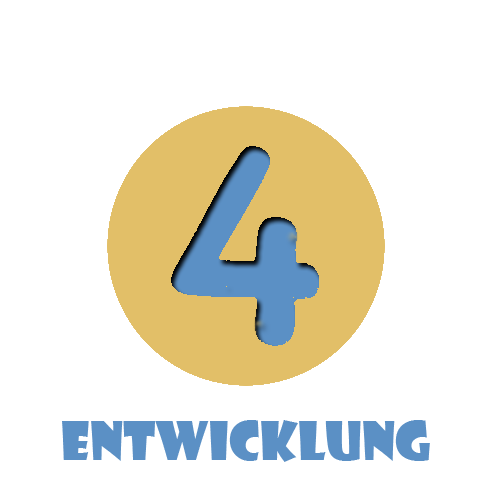
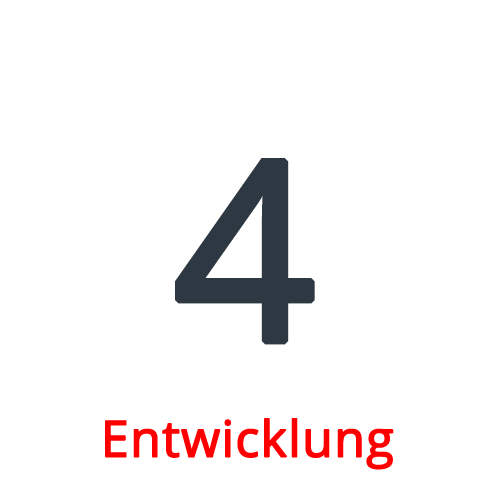
The second 500px x 500px image is a revision of the first. Changes to its layers:
renamed "entwicklung" to "Entwicklung", moved it above "4", painted on it over [62,418,430,470]
added layer "4" above "Réteg 0 másolat" over [175,158,315,345]
renamed "Réteg 4" to "Réteg 0 másolat", painted on it over [107,106,385,386]
removed layer "Réteg 2" over [107,106,385,386]
